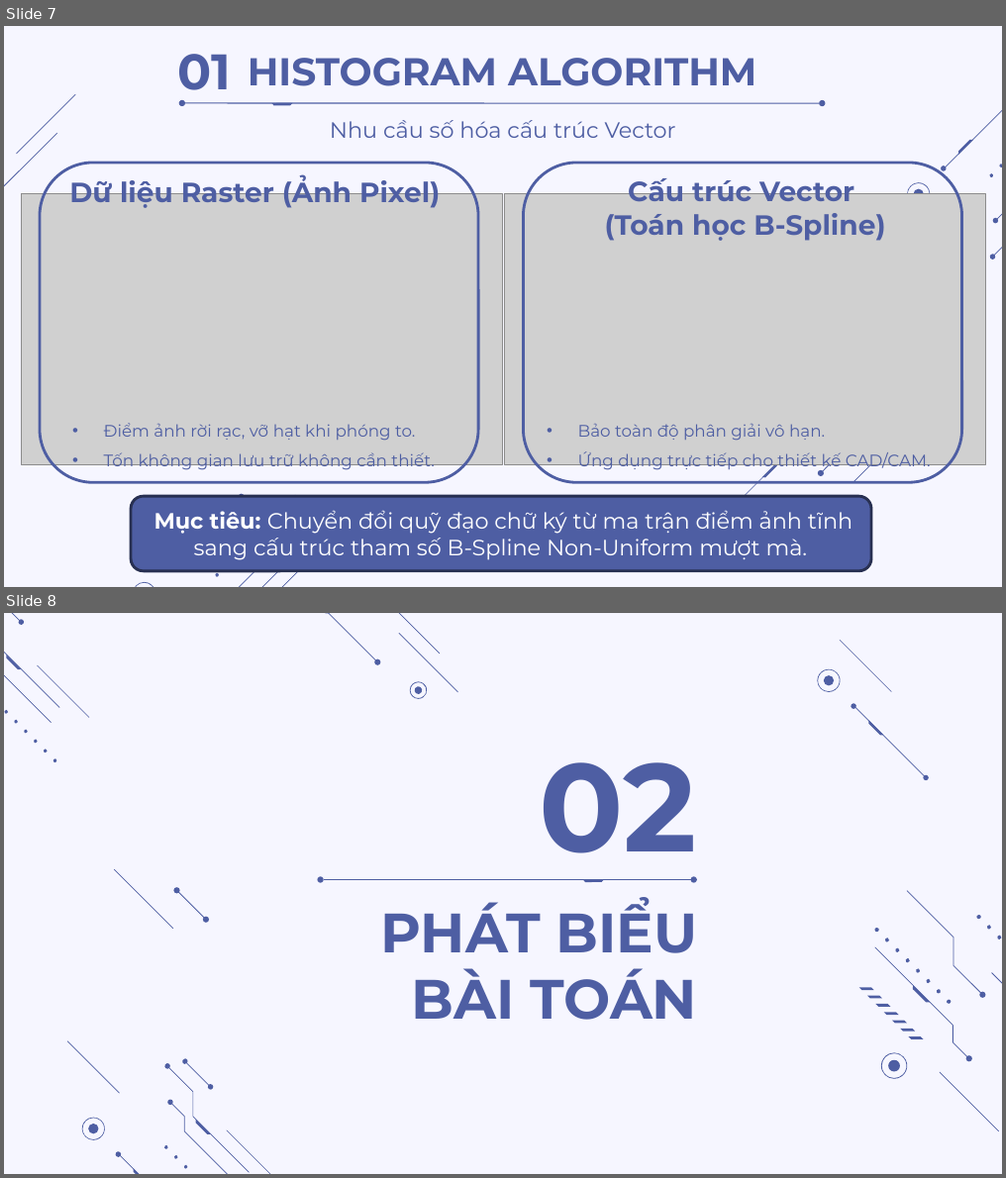
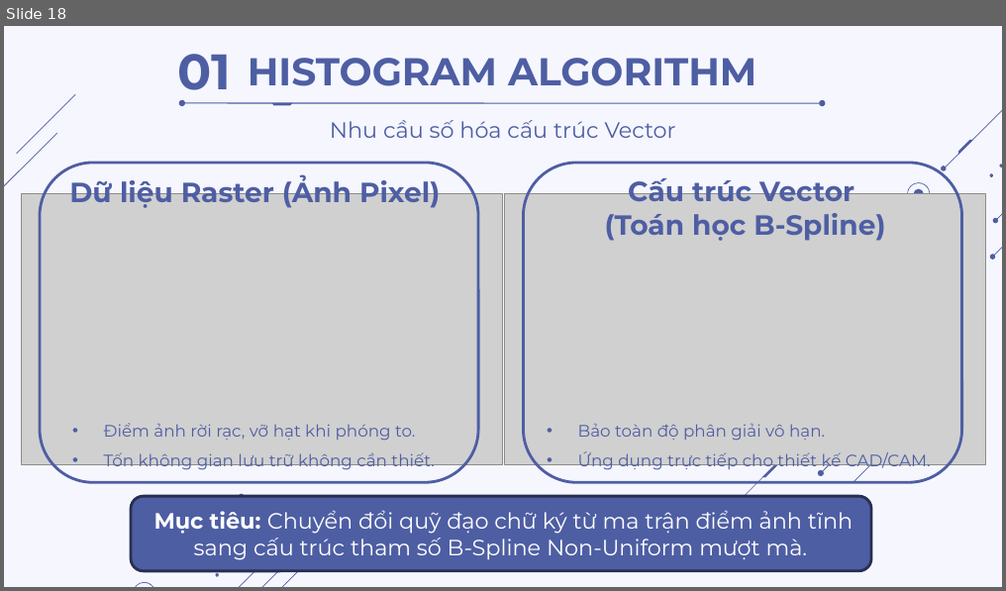
Before and after one commit to thdyqt/XLTHS, a slide deck: Slide.pptx. Shown one above the other, each under a label of ours: slides 7 and 8 before the commit, slide 18 after it. The pictures are 1006x1178 and 1006x591 pixels, drawn with LibreOffice and Linux fonts; fonts in the diff are those of the drawing; grey boxes stand for pictures. Boxes give left, top, right and bottom in pixels: in the first picture for what was removed or moved away, otherwise in the second. Text is boxed around its words. In the diff, an @@ line names an element or a change of style, - is before the commit and + after.

```diff
--- a/Slide.pptx
+++ b/Slide.pptx
@@ slide 8 removed at [4,613,1002,1174], background #F6F6FF @@
@@ group removed at [4,613,90,762]: 8 freeform shapes @@
@@ group removed at [295,613,458,699]: 7 freeform shapes @@
@@ group removed at [818,640,928,779]: 7 freeform shapes @@
@@ title removed at [540,762,697,881] @@
-02
@@ group removed at [318,869,697,890]: 2 ellipses, 1 freeform shape, 1 line @@
@@ title removed at [381,898,697,1020] @@
-PHÁT BIỂU BÀI TOÁN
@@ group removed at [114,869,209,930]: 4 freeform shapes @@
@@ group removed at [859,890,1002,1132]: 21 freeform shapes @@
@@ group removed at [67,1041,279,1174]: 17 freeform shapes @@
@@ what was slide 7 is now slide 18 @@
```
Also in this commit, not shown: 3 slides changed, 11 slides added, 4 other files.
